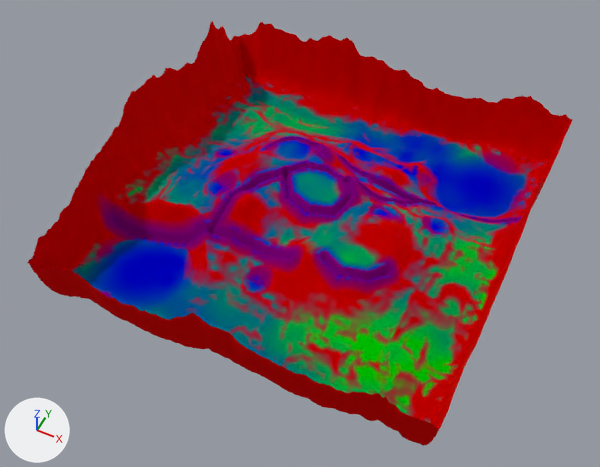
The glTF model polyfield2/game/assets/models/terrain_ridgeline.glb: old version first, new version second.
Both versions are drawn from a 50 mm camera at (117.0, -253.0, 319.0) aimed at (0.0, -18.0, 25.0). The lights are fixed; the arrows at lower left show +X, +Y and +Z. The picture after the commit comes second. Vertices at exactly the same position are counted once.

In view in the first picture: 'terrain_0_0', 'terrain_0_1', 'terrain_0_2', 'terrain_0_3', 'terrain_1_0', 'terrain_1_1', 'terrain_1_2', 'terrain_1_3', 'terrain_2_0', 'terrain_2_1', 'terrain_2_2', 'terrain_2_3', 'terrain_3_0', 'terrain_3_1', 'terrain_3_3' and 1 more.
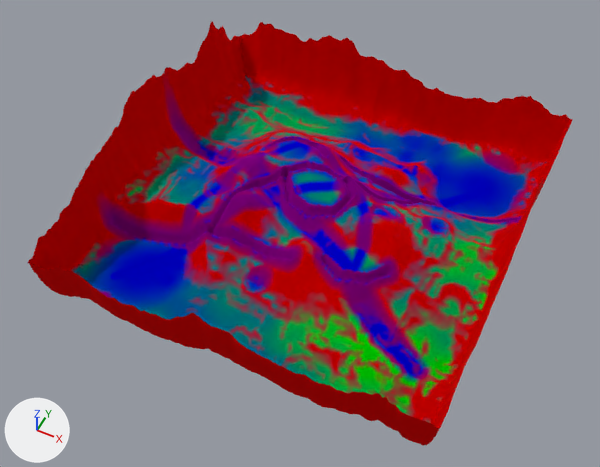
Boxes (x1, y1, x2, y2) around the edits, measured in the pictures (600 x 467 px; the box of a moved part takes in the faces that stretch with it):
'terrain_2_1', reshaped: before (271, 192, 410, 324); after (271, 192, 410, 327)
'terrain_3_1', reshaped: before (368, 232, 519, 364); after (367, 232, 519, 364)
'terrain_1_1', reshaped: before (184, 163, 317, 289); after (184, 165, 317, 289)
'terrain_3_0', reshaped: before (321, 325, 481, 446); after (321, 328, 481, 446)
'terrain_1_2', reshaped: before (230, 131, 356, 192); after (231, 131, 356, 192)
part 1 of me_terrain_3_0, moved or reshaped: before (358, 325, 444, 396); after (358, 328, 443, 396)
part 2 of me_terrain_0_1, recoloured: (168, 170, 222, 259) in both
part 3 of me_terrain_1_1, moved or reshaped: before (184, 163, 316, 262); after (184, 165, 316, 262)
part 4 of me_terrain_1_1, recoloured: (185, 167, 317, 259) in both
part 5 of me_terrain_2_1, moved or reshaped: before (291, 194, 392, 324); after (291, 194, 392, 327)
part 6 of me_terrain_2_1, recoloured: (291, 193, 387, 322) in both
part 7 of me_terrain_3_1, moved or reshaped: before (368, 281, 437, 358); after (367, 281, 437, 358)
part 8 of me_terrain_0_2, moved or reshaped: before (151, 68, 252, 170); after (151, 67, 252, 170)
part 9 of me_terrain_0_2, recoloured: (161, 68, 252, 170) in both
part 10 of me_terrain_1_2, moved or reshaped: before (230, 136, 336, 187); after (231, 136, 336, 188)
part 11 of me_terrain_1_2, recoloured: (240, 138, 341, 192) in both
part 12 of me_terrain_2_2, recoloured: (318, 164, 439, 215) in both

Edits to the bpy script that builds the scene:
```text
Change me_terrain_3_0:
    where me_terrain_3_0.from_pydata(...)  # 2401 vertices, 4608 faces; spans x 48.0..96.0, y -96.0..-48.0, z 11.0..51.3
    me_terrain_3_0 part 1: 638 of 2401 vertices moved; they spanned x 48.0..85.0, y -69.0..-48.0, z 14.4..19.7 and now span x 48.0..85.0, y -69.0..-48.0, z 14.0..18.9; mean shift (0.0, 0.0, -1.1); largest move (68.0, -56.0, 18.0) -> (68.0, -56.0, 15.4)
Change me_terrain_0_1:
    where me_terrain_0_1.from_pydata(...)  # 2401 vertices, 4608 faces; spans x -96.0..-48.0, y -48.0..0.0, z 8.0..67.0
    me_terrain_0_1 part 2: 539 kept faces spanning x -71.0..-48.0, y -47.0..0.0, z 8.3..29.9 get new vertex colours
Change me_terrain_1_1:
    remove me_terrain_1_1.from_pydata(...)  # 2401 vertices, 4608 faces; spans x -48.0..0.0, y -48.0..0.0, z 10.7..38.7
    add me_terrain_1_1.from_pydata(...)  # 2401 vertices, 4608 faces; spans x -48.0..0.0, y -48.0..0.0, z 10.8..36.5
    me_terrain_1_1 part 3: 985 of 2401 vertices moved; they spanned x -48.0..0.0, y -48.0..0.0, z 10.7..38.7 and now span x -48.0..0.0, y -48.0..0.0, z 10.8..36.5; mean shift (0.0, 0.0, -0.9); largest move (-16.0, -7.0, 32.7) -> (-16.0, -7.0, 29.9)
    me_terrain_1_1 part 4: 1646 kept faces spanning x -48.0..0.0, y -48.0..0.0, z 10.8..36.5 get new vertex colours
Change me_terrain_2_1:
    remove me_terrain_2_1.from_pydata(...)  # 2401 vertices, 4608 faces; spans x 0.0..48.0, y -48.0..0.0, z 16.6..41.1
    add me_terrain_2_1.from_pydata(...)  # 2401 vertices, 4608 faces; spans x 0.0..48.0, y -48.0..0.0, z 16.5..41.1
    me_terrain_2_1 part 5: 1514 of 2401 vertices moved; they spanned x 0.0..48.0, y -48.0..0.0, z 18.6..40.3 and now span x 0.0..48.0, y -48.0..0.0, z 16.5..40.2; mean shift (0.0, 0.0, -1.1); largest move (48.0, -47.0, 19.2) -> (48.0, -47.0, 16.6)
    me_terrain_2_1 part 6: 1975 kept faces spanning x 0.0..48.0, y -48.0..0.0, z 16.6..40.9 get new vertex colours
Change me_terrain_3_1:
    where me_terrain_3_1.from_pydata(...)  # 2401 vertices, 4608 faces; spans x 48.0..96.0, y -48.0..0.0, z 14.1..53.6
    me_terrain_3_1 part 7: 318 of 2401 vertices moved; they spanned x 48.0..80.0, y -48.0..-29.0, z 14.2..26.3 and now span x 48.0..80.0, y -48.0..-29.0, z 14.3..26.4; mean shift (0.0, 0.0, -0.9); largest move (52.0, -48.0, 18.6) -> (52.0, -48.0, 16.0)
Change me_terrain_0_2:
    where me_terrain_0_2.from_pydata(...)  # 2401 vertices, 4608 faces; spans x -96.0..-48.0, y 0.0..48.0, z 12.3..65.0
    me_terrain_0_2 part 8: 1140 of 2401 vertices moved; they spanned x -96.0..-48.0, y 0.0..31.0, z 14.8..64.3 and now span x -96.0..-48.0, y 0.0..31.0, z 14.9..64.5; mean shift (0.0, 0.0, -1.1); largest move (-49.0, 5.0, 32.4) -> (-49.0, 5.0, 29.8)
    me_terrain_0_2 part 9: 1727 kept faces spanning x -96.0..-48.0, y 0.0..33.0, z 14.1..61.5 get new vertex colours
Change me_terrain_1_2:
    remove me_terrain_1_2.from_pydata(...)  # 2401 vertices, 4608 faces; spans x -48.0..0.0, y 0.0..48.0, z 18.1..40.1
    add me_terrain_1_2.from_pydata(...)  # 2401 vertices, 4608 faces; spans x -48.0..0.0, y 0.0..48.0, z 18.1..38.0
    me_terrain_1_2 part 10: 993 of 2401 vertices moved; they spanned x -48.0..0.0, y 0.0..38.0, z 25.0..40.1 and now span x -48.0..0.0, y 0.0..38.0, z 25.1..38.0; mean shift (0.0, 0.0, -0.7); largest move (-39.0, 5.0, 39.8) -> (-39.0, 5.0, 36.9)
    me_terrain_1_2 part 11: 1375 kept faces spanning x -48.0..0.0, y 0.0..36.0, z 24.9..38.0 get new vertex colours
Change me_terrain_2_2:
    remove me_terrain_2_2.from_pydata(...)  # 2401 vertices, 4608 faces; spans x 0.0..48.0, y 0.0..48.0, z 12.1..41.3
    add me_terrain_2_2.from_pydata(...)  # 2401 vertices, 4608 faces; spans x 0.0..48.0, y 0.0..48.0, z 12.1..41.0
    me_terrain_2_2 part 12: 1177 kept faces spanning x 0.0..48.0, y 0.0..46.0, z 12.2..41.0 get new vertex colours
    edits to the shape of me_terrain_2_2 do not show in these pictures
```
